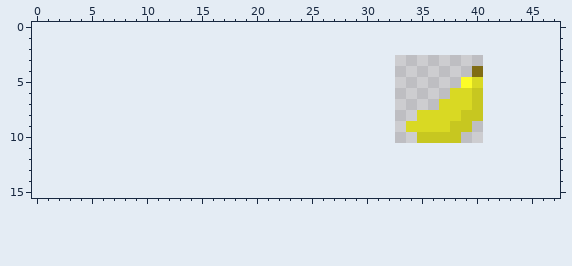
Pixel-art file -- sprites/items/foodstuffs/banana.aseprite. This is how it looked before the edit.
8x8 pixels, 1 frame. The old version is drawn lined up with the new one, on the new canvas.
Once edited:
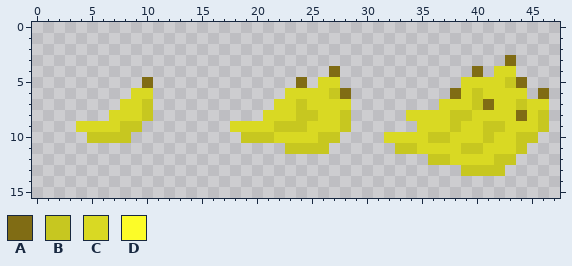
Palette (. is transparent): A #806c14  B #c7c720  C #d9d923  D #fcfc28
What changed:
canvas 8x8 -> 48x16, the old top-left corner now at 33,3
y 3: x 43 . -> A
y 4: x 27 . -> A; x 42..43 .. -> CC
y 5: x 10 . -> A; x 24 . -> A; x 26..27 .. -> CC; x 39 D -> C; x 41..44 .... -> CCBA
y 6: x 9..10 .. -> CC; x 23..28 ...... -> CCCCBA; x 38 C -> A; x 41..44 .... -> CCCC; x 46 . -> A
y 7: x 8..10 ... -> CCB; x 22..28 ....... -> CCBCCCC; x 41..46 ...... -> ACCBCC
y 8: x 7..10 .... -> CCCB; x 21..28 ........ -> CCCBBCCB; x 34 . -> C; x 38 C -> B; x 40..46 B...... -> CCCCACB
y 9: x 4..9 ...... -> CCCCBB; x 18..28 ........... -> CCCCBBBCCCB; x 34 C -> .; x 39..46 B....... -> CCBBCCCB
y 10: x 5..8 .... -> BBBB; x 19..27 ......... -> BBBCCCCBB; x 32..35 ...B -> CCCC; x 38..45 B....... -> CCCBCCBB
y 11: x 23..26 .... -> BBBB; x 33..44 ............ -> BBCCCCBBCCCB
y 12: x 36..43 ........ -> BBCCCCBB
y 13: x 39..42 .... -> BBBB
